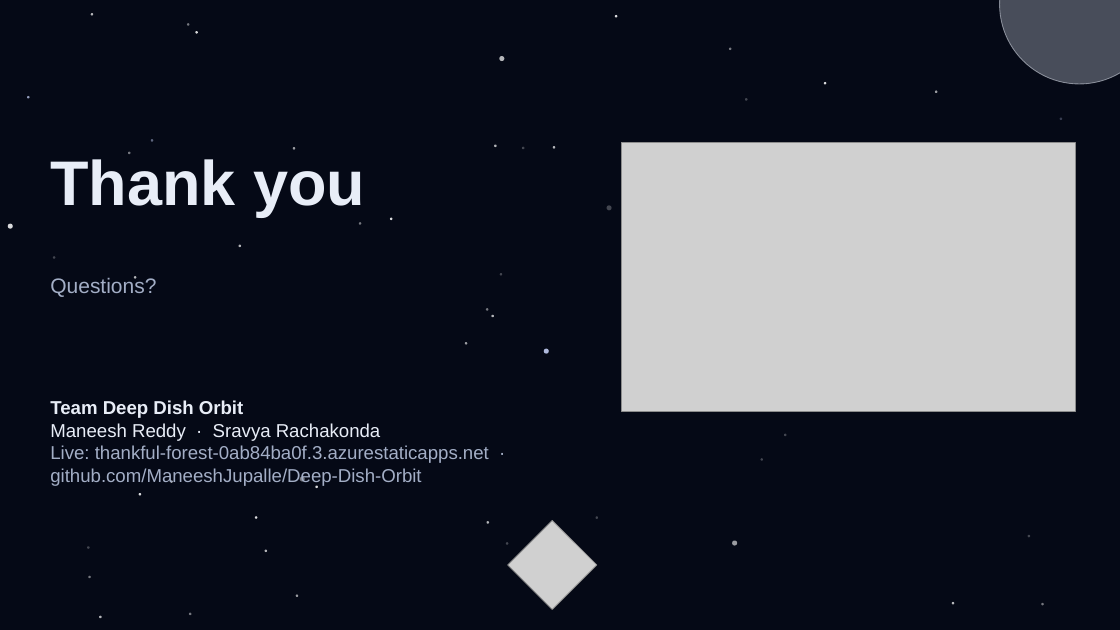
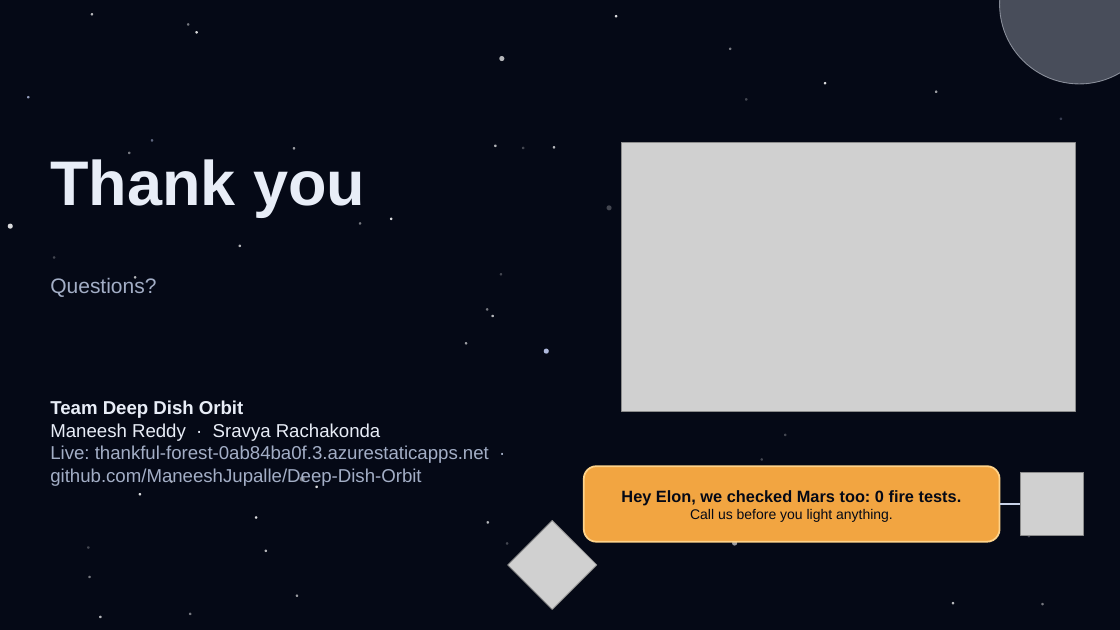
Before and after one commit to ManeeshJupalle/Deep-Dish-Orbit, a slide deck: slide 8 of story/FlameCheck_Slides.pptx. Drawn at 1120x630 pixels with LibreOffice and Linux fonts; fonts in the diff are those of the drawing; grey boxes stand for pictures. Boxes give left, top, right and bottom in pixels: in the first picture for what was removed or moved away, otherwise in the second. Text is boxed around its words. In the diff, an @@ line names an element or a change of style, - is before the commit and + after.

```diff
--- a/story/FlameCheck_Slides.pptx
+++ b/story/FlameCheck_Slides.pptx
@@ rounded rectangle added at (584, 466, 1000, 542), fill #F2A541, outline #FFD38A 1.5 pt, 14 pt, text #050916, bold @@
+Hey Elon, we checked Mars too: 0 fire tests.
+Call us before you light anything.
@@ picture added at (1021, 472, 1084, 535) @@
@@ line added from (1000, 504) to (1025, 504), #C9D2E8 1.75 pt @@
@@ ellipse removed at (596, 517, 598, 519) @@
```
Also in this commit, not shown: 1 other slide changed, 3 other files.
